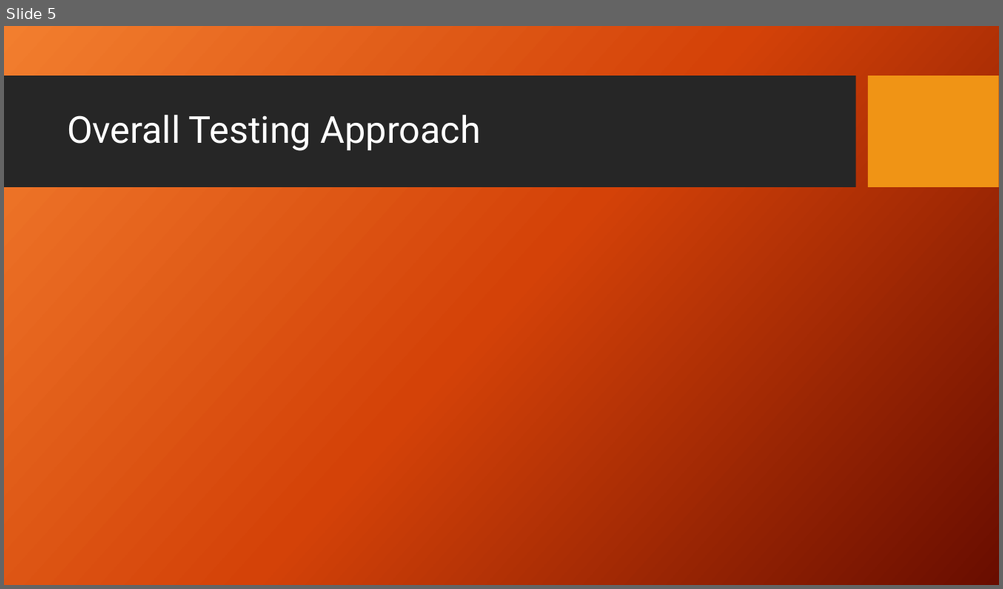
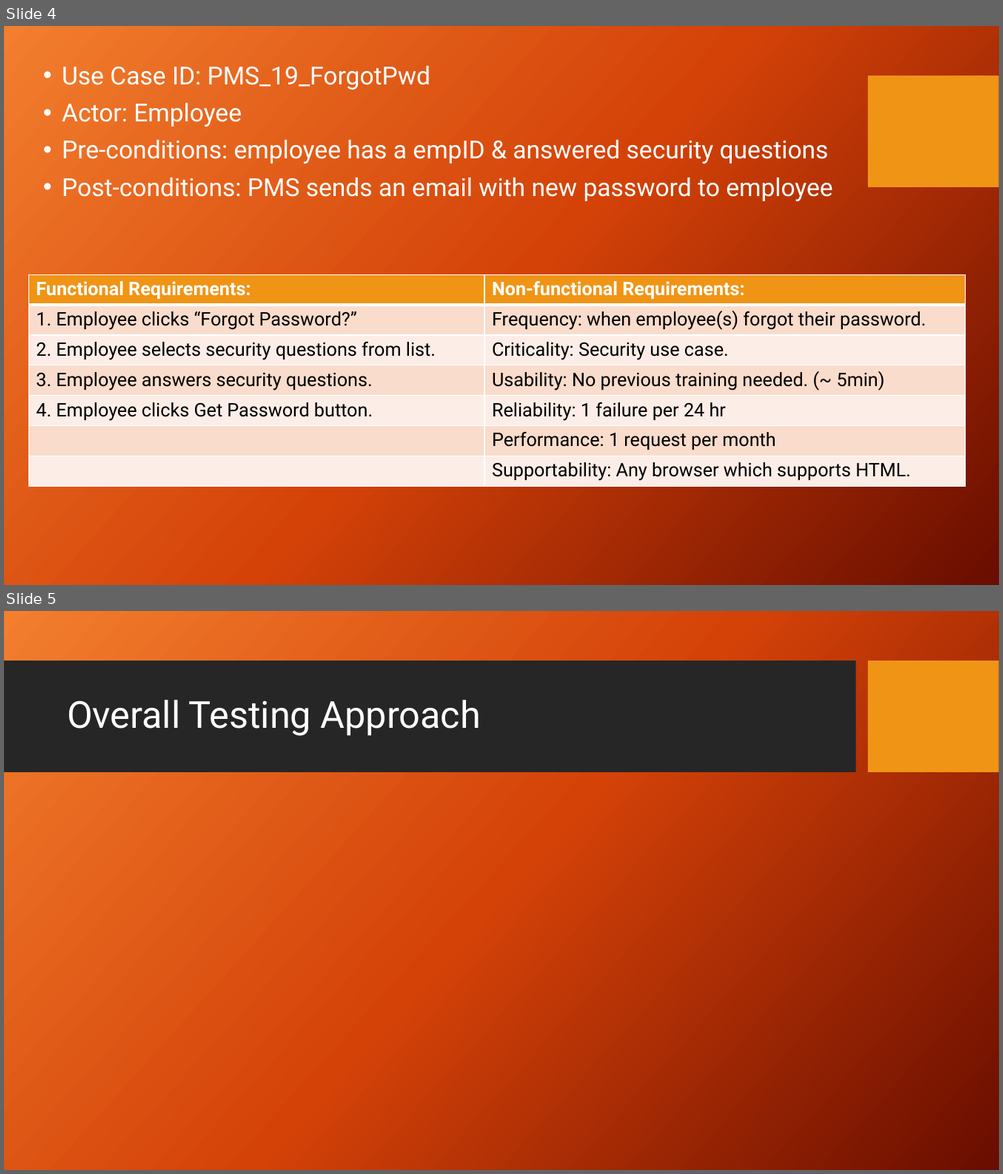
Before and after one commit to zzzzakhar/CEN4072-Team-1, a slide deck: Presentation1.pptx. Shown one above the other, each under a label of ours: slide 5 before the commit, slides 4 and 5 after it. The pictures are 1003x589 and 1003x1174 pixels, drawn with LibreOffice and Linux fonts; fonts in the diff are those of the drawing; background and template pictures are left out. Boxes give left, top, right and bottom in pixels: in the first picture for what was removed or moved away, otherwise in the second. Text is boxed around its words. In the diff, an @@ line names an element or a change of style, - is before the commit and + after.

Commit message:
Changes to PPT

```diff
--- a/Presentation1.pptx
+++ b/Presentation1.pptx
@@ slide 4 added at <box>4,26,999,585</box>, background picture (left out); not listed: 1 template element that a slide beside it also shows @@
@@ text added at <box>62,66,832,201</box>, 24 pt, text #FFFFFF @@
+• Use Case ID: PMS_19_ForgotPwd
+• Actor: Employee
+• Pre-conditions: employee has a empID & answered security questions
+• Post-conditions: PMS sends an email with new password to employee
@@ table added at <box>28,275,966,487</box>, 7 rows, 2 columns @@
+Functional Requirements: | Non-functional Requirements:
+1. Employee clicks “Forgot Password?” | Frequency: when employee(s) forgot their password.
+2. Employee selects security questions from list. | Criticality: Security use case.
+3. Employee answers security questions. | Usability: No previous training needed. (~ 5min)
+4. Employee clicks Get Password button. | Reliability: 1 failure per 24 hr
+ | Performance: 1 request per month
+ | Supportability: Any browser which supports HTML.
```
Also in this commit, not shown: 2 slides changed, 1 other slide added, 2 slides removed.
